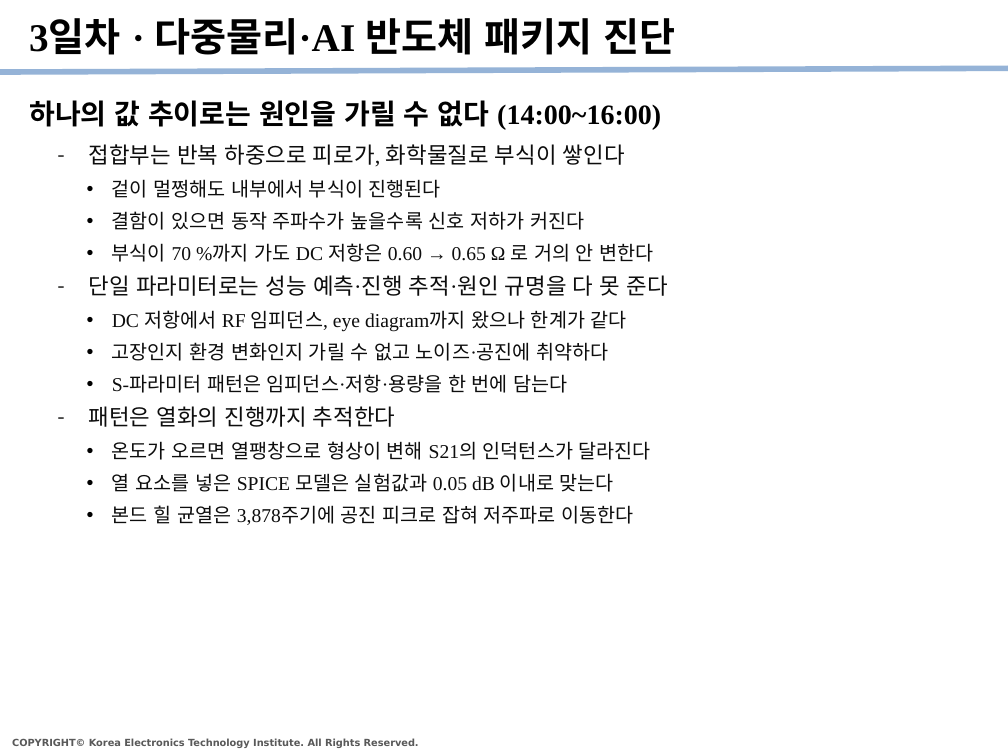
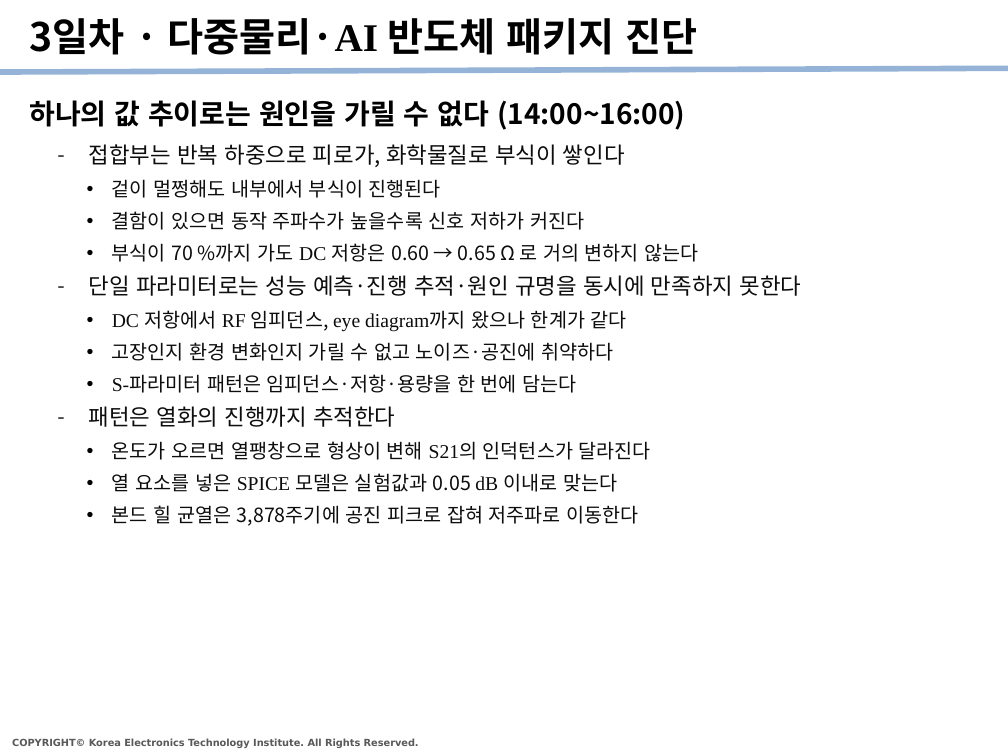
Before and after one commit to kybeen0521/PHM_Edu, a slide deck: slide 20 of Templates/PHM강좌_수강정리_v1.pptx. Drawn at 1008x756 pixels with LibreOffice and Linux fonts; fonts in the diff are those of the drawing. Boxes give left, top, right and bottom in pixels: in the first picture for what was removed or moved away, otherwise in the second. Text is boxed around its words. In the diff, an @@ line names an element or a change of style, - is before the commit and + after.

```diff
--- a/Templates/PHM강좌_수강정리_v1.pptx
+++ b/Templates/PHM강좌_수강정리_v1.pptx
@@ title "3일차 · 다중물리·AI 반도체 패키지 ..." at (29,18,698,55): font Times New Roman to Noto Sans CJK KR in "3일차 · 다중물리·AI 반도체 패키지 진단" @@
@@ text "하나의 값 추이로는 원인을 가릴 ..." at (29,100,685,130): font Times New Roman to Noto Sans CJK KR @@
@@ text at (89,144,651,526): font Times New Roman to Noto Sans CJK KR in "접합부는 반복 하중으로 피로가, 화학물질로 부식이 쌓인다", "겉이 멀쩡해도 내부에서 부식이 진행된다", "결함이 있으면 동작 주파수가 높을수록 신호 저하가 ...", "저항에서 임피던스, diagram까지 왔으나 한계가 같다" and 6 more places @@
@@ text at (89,243,801,296): text changed; font Times New Roman to Noto Sans CJK KR @@
-    • 부식이 70 %까지 가도 DC 저항은 0.60 → 0.65 Ω 로 거의 안 변한다
-  – 단일 파라미터로는 성능 예측·진행 추적·원인 규명을 다 못 준다
+    • 부식이 70 %까지 가도 DC 저항은 0.60 → 0.65 Ω 로 거의 변하지 않는다
+  – 단일 파라미터로는 성능 예측·진행 추적·원인 규명을 동시에 만족하지 못한다
```
Also in this commit, not shown: 23 other slides changed.
